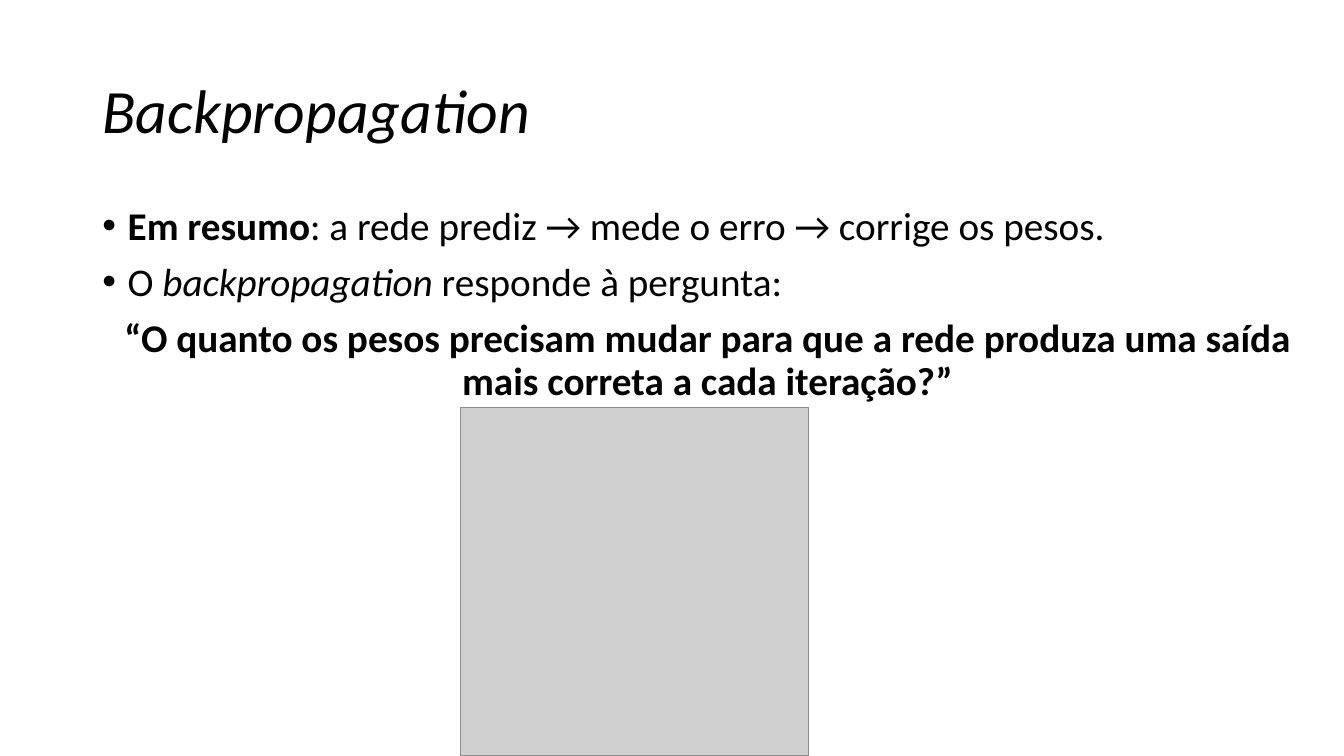
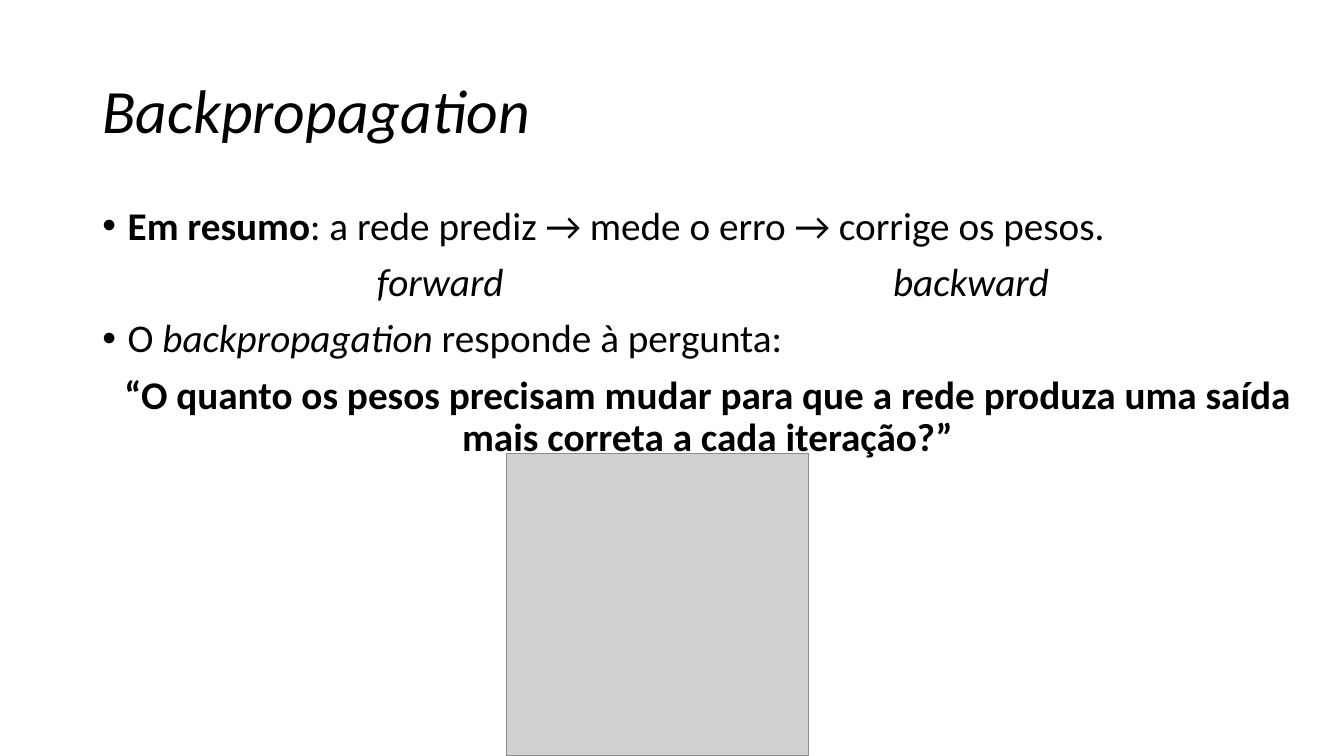
Before and after one commit to zz4fap/c24_inteligencia_artificial, a slide deck: slide 35 of slides/C24_MLP.pptx. Drawn at 1344x756 pixels with LibreOffice and Linux fonts; fonts in the diff are those of the drawing; grey boxes stand for pictures. Boxes give left, top, right and bottom in pixels: in the first picture for what was removed or moved away, otherwise in the second. Text is boxed around its words. In the diff, an @@ line names an element or a change of style, - is before the commit and + after.

Commit message:
new slides

```diff
--- a/slides/C24_MLP.pptx
+++ b/slides/C24_MLP.pptx
@@ text at [377,268,1049,301]: paragraph added @@
+forward backward
@@ picture: place and size @@
-picture at [461,407,810,756]
+picture at [506,454,809,756]
```
Also in this commit, not shown: 1 slide added.
